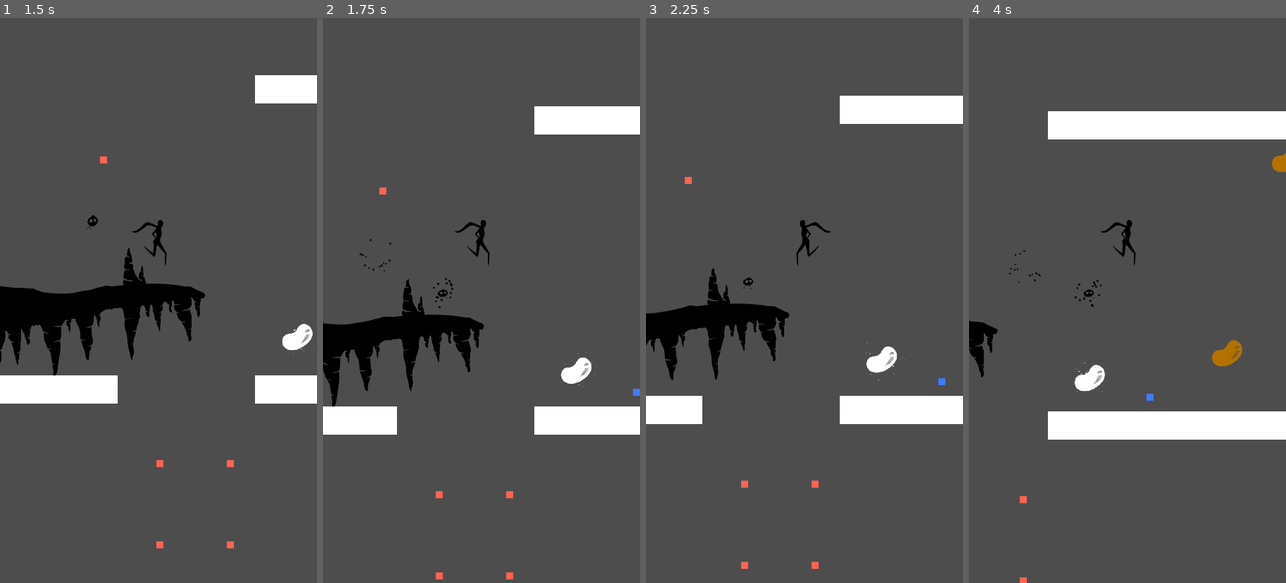
Above: before the commit, frames 1-4 (left to right).
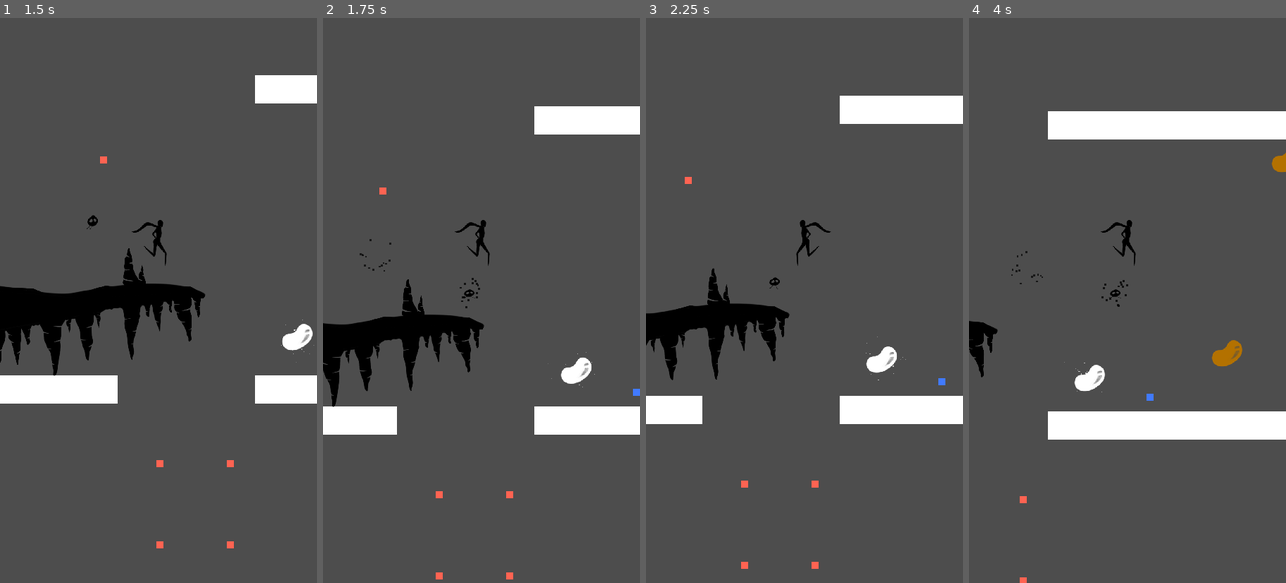
Above: after the commit, the same moments.

Repository: TylerPelaez/Sprouts
Game: Godot game, scene res://Levels/TylerTest.tscn
The game is run twice, just before and just after one commit, with the same random seed, the same clock (stepped at 60 frames per second) and the same inputs. This scene is started directly instead of the project's main scene. A sky picture missing from this copy of the repository is replaced by a grey-blue gradient.
Inputs:
- Up to frame 1 (1.5 s): tap Enter at 0.5 s; hold E (Hit Switch) 0.53-1.28 s; hold D (Right) from 0.53 s (still down); tap Space (Jump) at 0.77 s; tap E (Hit Switch) at 1.35 s
- Up to frame 2 (1.75 s): keep holding D (Right); tap Space (Jump) at 1.52 s
- Up to frame 3 (2.25 s): release D (Right) at 2.03 s; hold A (Left) from 2.03 s (still down); hold E (Hit Switch) from 2.03 s (still down)
- Up to frame 4 (4 s): release A (Left) at 2.78 s; release E (Hit Switch) at 2.78 s; hold D (Right) from 2.78 s (still down); tap E (Hit Switch) at 2.85 s; tap Space (Jump) at 3.02, 3.77 s; hold E (Hit Switch) from 3.53 s (still down)

Frame 1 is identical in both runs. In frame 2, 0.1% of the frame differs, in the area x 34-50%, y 46-52%; in frame 3, less than 0.1%; in frame 4, 0.2%, in the area x 12-51%, y 41-52%.

Commit message:
Player and companion polish

Diff:
--- a/Scripts/Companion.gd
+++ b/Scripts/Companion.gd
@@ -65,7 +65,8 @@
 
 func _on_player_double_jump():
 	double_jump_start_position = global_position
-	double_jump_target_position = player.global_position + (player_double_jump_offset * -player.up_direction.y)
+	var player_expected_distance_at_end = Vector2(player.velocity.x * double_jump_movement_time_seconds * 3, 0)
+	double_jump_target_position = player.global_position + (player_double_jump_offset * -player.up_direction.y) + player_expected_distance_at_end
 	double_jump_start_time = Time.get_ticks_msec()
 	state = State.DOUBLE_JUMP
 	double_jump_movement_complete_particles_played = false
--- a/Scripts/Player.gd
+++ b/Scripts/Player.gd
@@ -93,11 +93,12 @@
 		double_jump_restored.emit()
 
 var invert_direction_next_animation_play = false
-
+var next_animation_scale_sign = 1
 
 func on_gravity_switch(direction: Vector2):
 	up_direction = -direction
 	var new_rotation = 0 if up_direction.y < 0 else PI
+	next_animation_scale_sign = 1 if up_direction.y < 0 else -1
 
 	var tween = get_tree().create_tween().bind_node(self)
 	tween.tween_interval(0.2)
@@ -106,5 +107,5 @@
 
 func post_grav_change_input_check():
 	if invert_direction_next_animation_play:
-		sprite.scale.x = -sprite.scale.x
+		sprite.scale.x = abs(sprite.scale.x) * next_animation_scale_sign
 		invert_direction_next_animation_play = false
